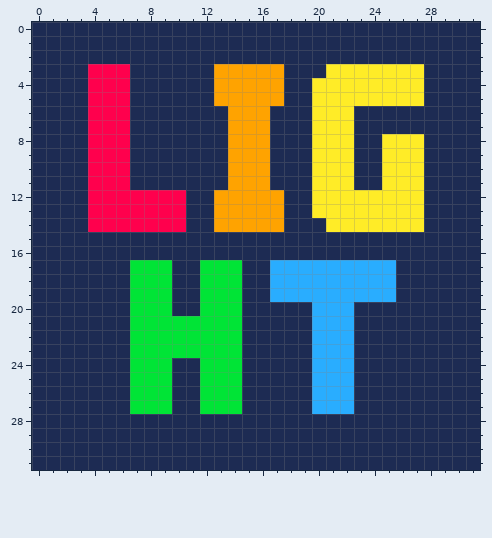
Pixel-art file -- assets/texture/icon.aseprite. The picture above is the old version.
32x32 pixels, 1 frame.
Once edited:
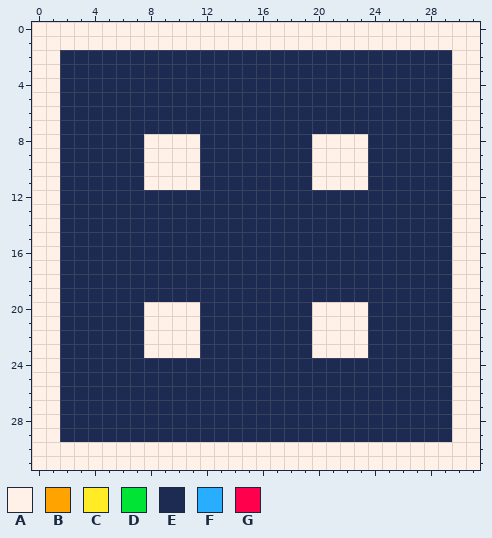
Palette (. is transparent): A #fff1e8  B #ffa300  C #ffec27  D #00e436  E #1d2b53  F #29adff  G #ff004d
From old to new:
--- layer "text"
@@ x 0..31 @@
- 0 EEEEEEEEEEEEEEEEEEEEEEEEEEEEEEEE
- 1 EEEEEEEEEEEEEEEEEEEEEEEEEEEEEEEE
- 2 EEEEEEEEEEEEEEEEEEEEEEEEEEEEEEEE
- 3 EEEEGGGEEEEEEBBBBBEEECCCCCCCEEEE
- 4 EEEEGGGEEEEEEBBBBBEECCCCCCCCEEEE
- 5 EEEEGGGEEEEEEBBBBBEECCCCCCCCEEEE
- 6 EEEEGGGEEEEEEEBBBEEECCCEEEEEEEEE
- 7 EEEEGGGEEEEEEEBBBEEECCCEEEEEEEEE
- 8 EEEEGGGEEEEEEEBBBEEECCCEECCCEEEE
- 9 EEEEGGGEEEEEEEBBBEEECCCEECCCEEEE
-10 EEEEGGGEEEEEEEBBBEEECCCEECCCEEEE
-11 EEEEGGGEEEEEEEBBBEEECCCEECCCEEEE
-12 EEEEGGGGGGGEEBBBBBEECCCCCCCCEEEE
-13 EEEEGGGGGGGEEBBBBBEECCCCCCCCEEEE
-14 EEEEGGGGGGGEEBBBBBEEECCCCCCCEEEE
-15 EEEEEEEEEEEEEEEEEEEEEEEEEEEEEEEE
-16 EEEEEEEEEEEEEEEEEEEEEEEEEEEEEEEE
-17 EEEEEEEDDDEEDDDEEFFFFFFFFFEEEEEE
-18 EEEEEEEDDDEEDDDEEFFFFFFFFFEEEEEE
-19 EEEEEEEDDDEEDDDEEFFFFFFFFFEEEEEE
-20 EEEEEEEDDDEEDDDEEEEEFFFEEEEEEEEE
-21 EEEEEEEDDDDDDDDEEEEEFFFEEEEEEEEE
-22 EEEEEEEDDDDDDDDEEEEEFFFEEEEEEEEE
-23 EEEEEEEDDDDDDDDEEEEEFFFEEEEEEEEE
-24 EEEEEEEDDDEEDDDEEEEEFFFEEEEEEEEE
-25 EEEEEEEDDDEEDDDEEEEEFFFEEEEEEEEE
-26 EEEEEEEDDDEEDDDEEEEEFFFEEEEEEEEE
-27 EEEEEEEDDDEEDDDEEEEEFFFEEEEEEEEE
-28 EEEEEEEEEEEEEEEEEEEEEEEEEEEEEEEE
-29 EEEEEEEEEEEEEEEEEEEEEEEEEEEEEEEE
-30 EEEEEEEEEEEEEEEEEEEEEEEEEEEEEEEE
-31 EEEEEEEEEEEEEEEEEEEEEEEEEEEEEEEE
+ 0 AAAAAAAAAAAAAAAAAAAAAAAAAAAAAAAA
+ 1 AAAAAAAAAAAAAAAAAAAAAAAAAAAAAAAA
+ 2 AAEEEEEEEEEEEEEEEEEEEEEEEEEEEEAA
+ 3 AAEEEEEEEEEEEEEEEEEEEEEEEEEEEEAA
+ 4 AAEEEEEEEEEEEEEEEEEEEEEEEEEEEEAA
+ 5 AAEEEEEEEEEEEEEEEEEEEEEEEEEEEEAA
+ 6 AAEEEEEEEEEEEEEEEEEEEEEEEEEEEEAA
+ 7 AAEEEEEEEEEEEEEEEEEEEEEEEEEEEEAA
+ 8 AAEEEEEEAAAAEEEEEEEEAAAAEEEEEEAA
+ 9 AAEEEEEEAAAAEEEEEEEEAAAAEEEEEEAA
+10 AAEEEEEEAAAAEEEEEEEEAAAAEEEEEEAA
+11 AAEEEEEEAAAAEEEEEEEEAAAAEEEEEEAA
+12 AAEEEEEEEEEEEEEEEEEEEEEEEEEEEEAA
+13 AAEEEEEEEEEEEEEEEEEEEEEEEEEEEEAA
+14 AAEEEEEEEEEEEEEEEEEEEEEEEEEEEEAA
+15 AAEEEEEEEEEEEEEEEEEEEEEEEEEEEEAA
+16 AAEEEEEEEEEEEEEEEEEEEEEEEEEEEEAA
+17 AAEEEEEEEEEEEEEEEEEEEEEEEEEEEEAA
+18 AAEEEEEEEEEEEEEEEEEEEEEEEEEEEEAA
+19 AAEEEEEEEEEEEEEEEEEEEEEEEEEEEEAA
+20 AAEEEEEEAAAAEEEEEEEEAAAAEEEEEEAA
+21 AAEEEEEEAAAAEEEEEEEEAAAAEEEEEEAA
+22 AAEEEEEEAAAAEEEEEEEEAAAAEEEEEEAA
+23 AAEEEEEEAAAAEEEEEEEEAAAAEEEEEEAA
+24 AAEEEEEEEEEEEEEEEEEEEEEEEEEEEEAA
+25 AAEEEEEEEEEEEEEEEEEEEEEEEEEEEEAA
+26 AAEEEEEEEEEEEEEEEEEEEEEEEEEEEEAA
+27 AAEEEEEEEEEEEEEEEEEEEEEEEEEEEEAA
+28 AAEEEEEEEEEEEEEEEEEEEEEEEEEEEEAA
+29 AAEEEEEEEEEEEEEEEEEEEEEEEEEEEEAA
+30 AAAAAAAAAAAAAAAAAAAAAAAAAAAAAAAA
+31 AAAAAAAAAAAAAAAAAAAAAAAAAAAAAAAA
